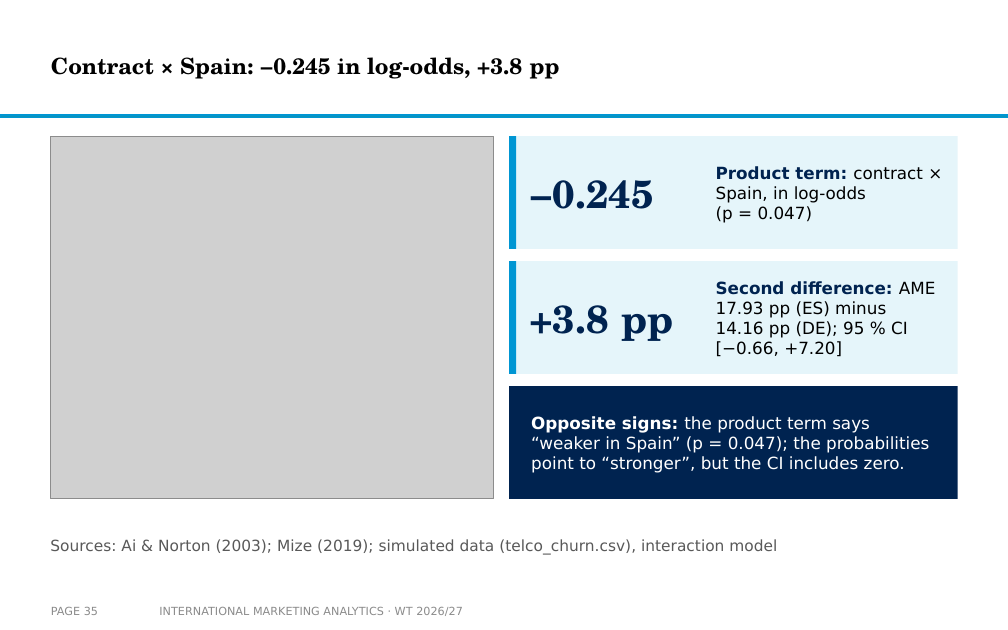
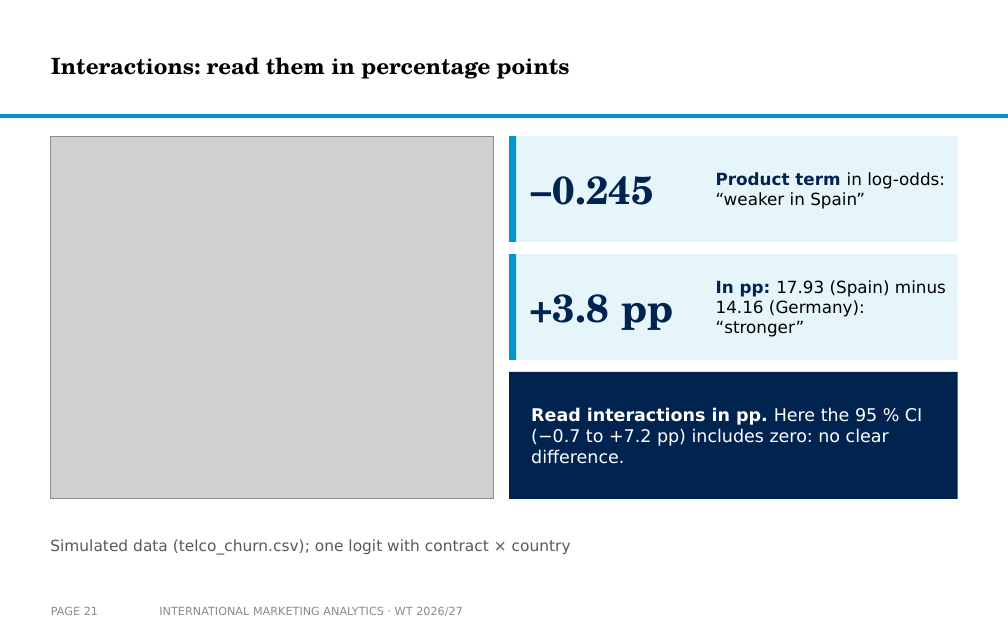
Before and after one commit to arnefloh-wu/international-marketing-analytics-teaching, a slide deck: slide 21 of slides/logistic-regression-in-international-marketing_WT26-27.pptx (slide 35 before the commit). Drawn at 1008x630 pixels with LibreOffice and Linux fonts; fonts in the diff are those of the drawing; grey boxes stand for pictures; background and template pictures are left out. Boxes give left, top, right and bottom in pixels: in the first picture for what was removed or moved away, otherwise in the second. Text is boxed around its words. In the diff, an @@ line names an element or a change of style, - is before the commit and + after.

```diff
--- a/slides/logistic-regression-in-international-marketing_WT26-27.pptx
+++ b/slides/logistic-regression-in-international-marketing_WT26-27.pptx
@@ title at (51,57,570,79): text changed @@
-Contract × Spain: −0.245 in log-odds, +3.8 pp
+Interactions: read them in percentage points
@@ rectangle: place and size @@
-rectangle at (509,136,958,249)
+rectangle at (509,136,958,242)
@@ rectangle: place and size @@
-rectangle at (509,136,516,249)
+rectangle at (509,136,516,242)
@@ text "−0.245": place and size @@
-text "−0.245" at (529,180,653,209)
+text "−0.245" at (529,176,653,205)
@@ text at (716,172,945,209): text changed @@
-Product term: contract × Spain, in log-odds (p = 0.047)
+Product term in log-odds: “weaker in Spain”
@@ rectangle: place and size @@
-rectangle at (509,261,958,374)
+rectangle at (509,254,958,360)
@@ rectangle: place and size @@
-rectangle at (509,261,516,374)
+rectangle at (509,254,516,360)
@@ text "+3.8 pp": place and size @@
-text "+3.8 pp" at (529,305,674,341)
+text "+3.8 pp" at (529,294,674,330)
@@ text at (716,280,946,337): text changed @@
-Second difference: AME 17.93 pp (ES) minus 14.16 pp (DE); 95 % CI [−0.66, +7.20]
+In pp: 17.93 (Spain) minus 14.16 (Germany): “stronger”
@@ rectangle: place and size @@
-rectangle at (509,386,958,499)
+rectangle at (509,372,958,499)
@@ text at (531,407,922,464): text changed; size 12 to 12.5 pt @@
-Opposite signs: the product term says “weaker in Spain” (p = 0.047); the probabilities point to “stronger”, but the CI includes zero.
+Read interactions in pp. Here the 95 % CI (−0.7 to +7.2 pp) includes zero: no clear difference.
@@ text at (50,539,571,555): text changed @@
-Sources: Ai & Norton (2003); Mize (2019); simulated data (telco_churn.csv), interaction model
+Simulated data (telco_churn.csv); one logit with contract × country
@@ page number at (51,607,98,615): text changed @@
-PAGE 35
+PAGE 21
```
Also in this commit, not shown: 25 other slides changed, 10 slides added, 29 slides removed, 3 other files.
